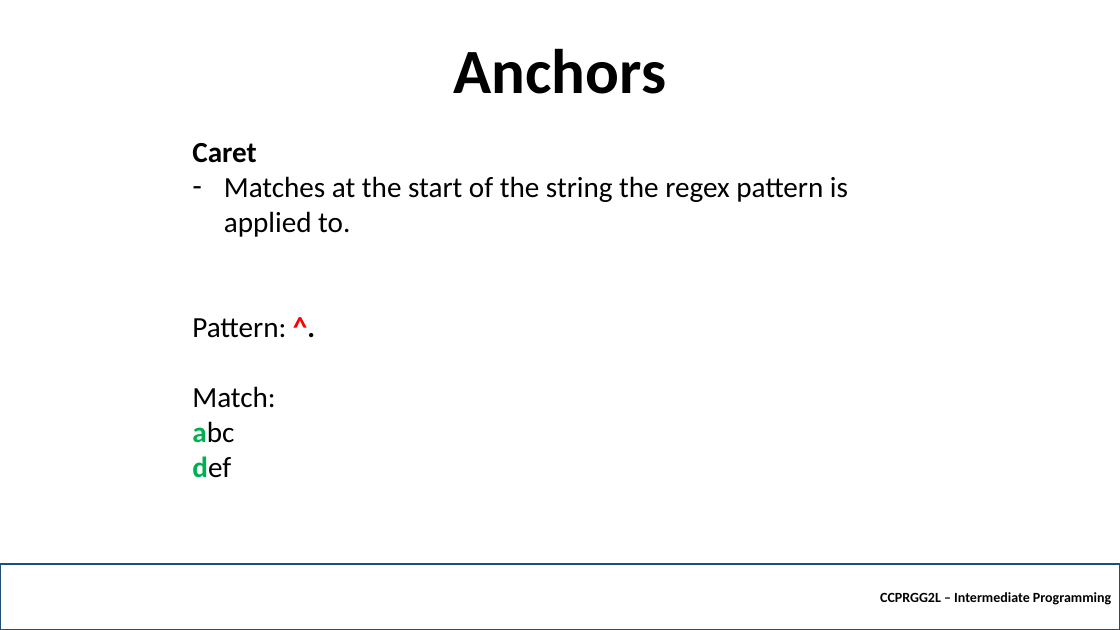
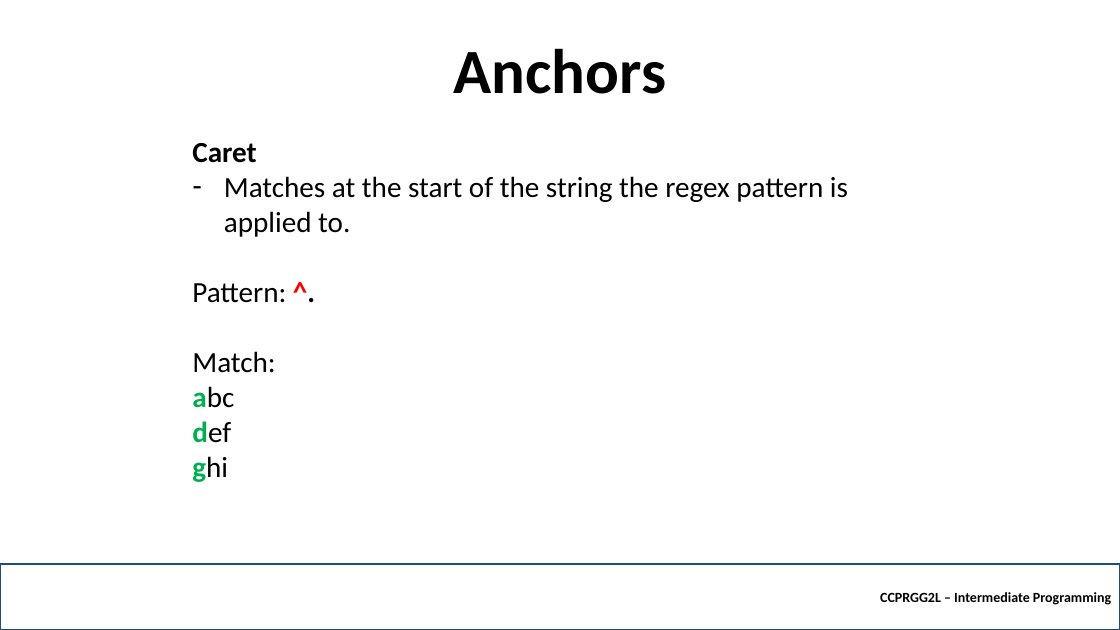
Before and after one commit to robitussin/CCPRGG2L, a slide deck: slide 25 of week_4/Regular Expressions.pptx (slide 24 before the commit). Drawn at 1120x630 pixels with LibreOffice and Linux fonts; fonts in the diff are those of the drawing; background and template pictures are left out. Boxes give left, top, right and bottom in pixels: in the first picture for what was removed or moved away, otherwise in the second. Text is boxed around its words. In the diff, an @@ line names an element or a change of style, - is before the commit and + after.

```diff
--- a/week_4/Regular Expressions.pptx
+++ b/week_4/Regular Expressions.pptx
@@ text at (192, 456, 228, 482): paragraph added @@
+ghi
```
Also in this commit, not shown: 5 other slides changed, 13 slides added.
